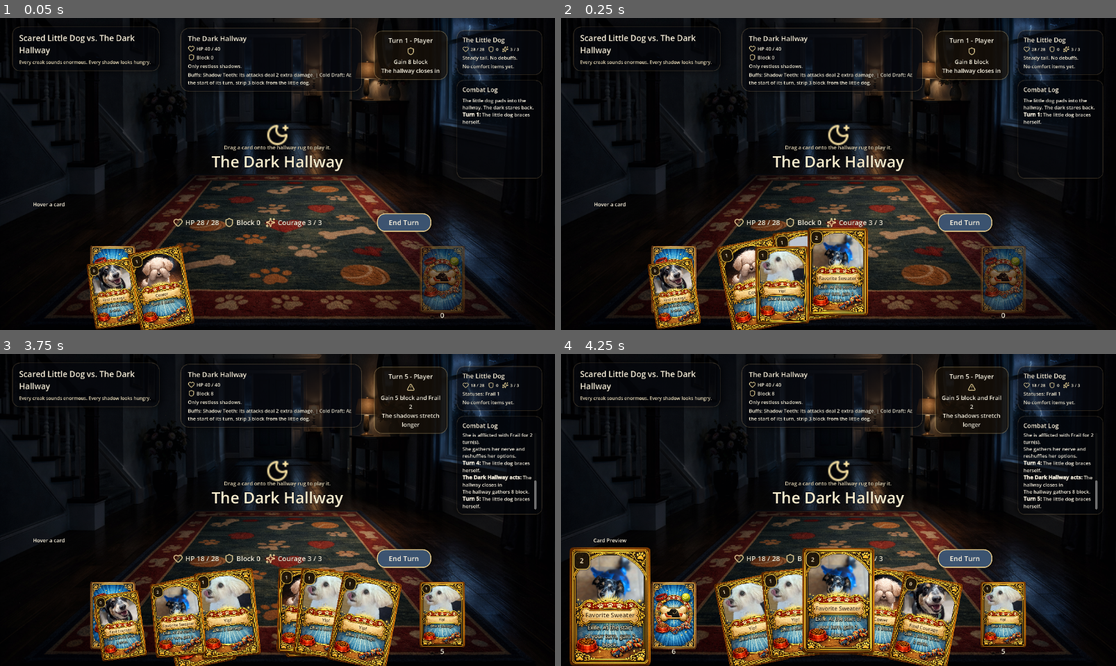
Above: before the commit, frames 1-4 (two rows, left to right).
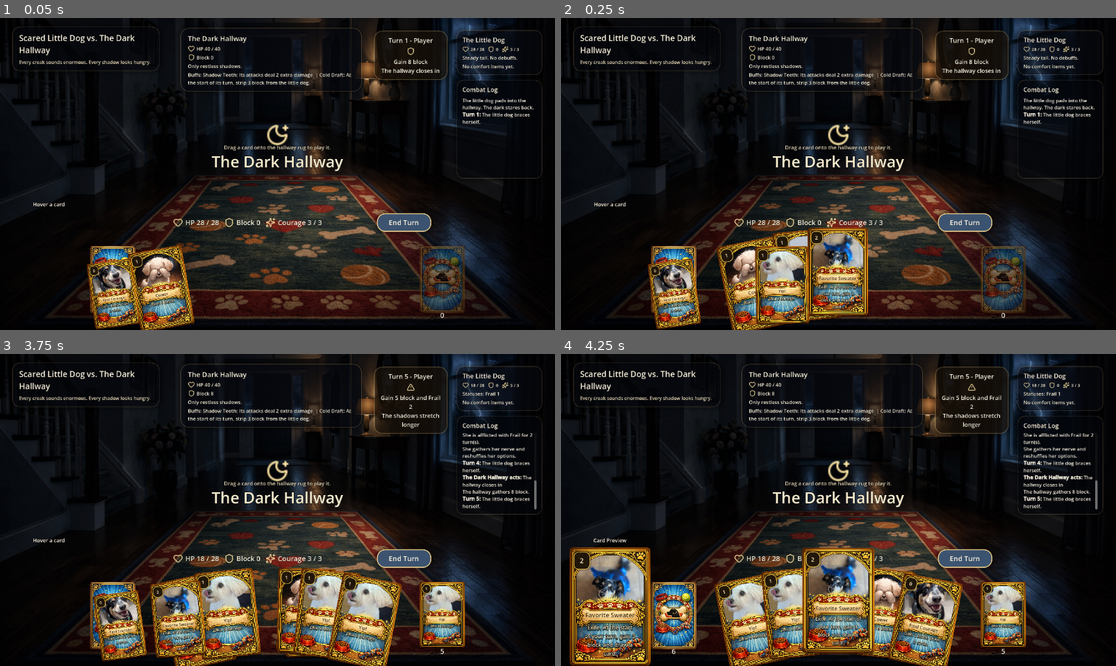
Above: after the commit, the same moments.

Repository: mjd4186/lunasquest
Game: Godot game, scene res://scenes/main.tscn
The game is run twice, just before and just after one commit, with the same random seed, the same clock (stepped at 60 frames per second) and the same inputs.
Inputs (mouse positions are in pixels of both pictures, inside the frame that each line leads up to):
- Up to frame 1 (0.05 s): no input
- Up to frame 2 (0.25 s): no input
- Up to frame 3 (3.75 s): click "End Turn" at 0.5 s; click "End Turn" at 1.25 s; click "End Turn" at 2 s; drag from (111, 616) to (333, 441) at 2.77 s; tap Enter at 3.5 s; drag from (444, 616) to (249, 572) at 3.52 s
- Up to frame 4 (4.25 s): no input

Frame 1 is identical in both runs. In frame 2, less than 0.1% of the frame differs, in the area x 46-53%, y 88-94%; in frame 3, less than 0.1%; in frame 4, 0.3%, in the area x 4-54%, y 87-98%.

Commit message:
more cards and ideas

Diff:
--- a/data/cards.json
+++ b/data/cards.json
@@ -55,11 +55,12 @@
       "name": "Favorite Sweater",
       "type": "buff",
       "cost": 2,
-      "text": "Exile. At the start of your turn, gain 2 block.",
+      "text": "Exile. At the start of your turn, gain 3 block and draw a card.",
       "flavor_text": "Warmth is a kind of armor.",
       "art_slug": "favorite-sweater",
       "properties": {
-        "block_every_turn": 2,
+        "block_every_turn": 3,
+        "draw_every_turn": 1,
         "exile": true
       }
     },
--- a/scripts/main.gd
+++ b/scripts/main.gd
@@ -393,8 +393,8 @@
 	player_bonus_courage_next_turn = 0
 	player_strength_this_turn = 0
 	player_block = 0
-	_apply_turn_start_buffs("player")
-	_draw_up_to(HAND_SIZE)
+	var extra_draws := _apply_turn_start_buffs("player")
+	_draw_up_to(HAND_SIZE + extra_draws)
 	add_log("[b]Turn %d:[/b] The little dog braces herself." % turn_number)
 	update_ui()
 
@@ -503,7 +503,7 @@
 		"name": String(card.get("name", "")),
 		"text": _buff_summary_text(String(card.get("text", ""))),
 	}
-	for property_name in ["block_every_turn", "energy_every_turn", "strength_every_turn", "shred_block_every_turn"]:
+	for property_name in ["block_every_turn", "draw_every_turn", "energy_every_turn", "strength_every_turn", "shred_block_every_turn"]:
 		if properties.has(property_name):
 			buff[property_name] = properties[property_name]
 	return buff
@@ -657,8 +657,9 @@
 	update_ui()
 
 
-func _apply_turn_start_buffs(owner: String) -> void:
+func _apply_turn_start_buffs(owner: String) -> int:
 	var buffs := player_buffs if owner == "player" else monster_buffs
+	var extra_draws := 0
 	for buff in buffs:
 		if buff.has("block_every_turn"):
 			var block_amount: int = buff["block_every_turn"]
@@ -668,6 +669,11 @@
 			else:
 				monster_block += block_amount
 				add_log("%s grants the hallway %d block." % [buff["name"], block_amount])
+
+		if buff.has("draw_every_turn") and owner == "player":
+			var draw_amount: int = int(buff["draw_every_turn"])
+			extra_draws += draw_amount
+			add_log("%s lets her draw %d card(s)." % [buff["name"], draw_amount])
 
 		if buff.has("energy_every_turn") and owner == "player":
 			var courage_amount: int = buff["energy_every_turn"]
@@ -686,6 +692,8 @@
 				monster_block -= removed_from_monster
 				if removed_from_monster > 0:
 					add_log("%s tears away %d of the hallway's block." % [buff["name"], removed_from_monster])
+
+	return extra_draws
 
 
 func _gain_fight_buff(buff_data: Dictionary) -> void:
Not shown, changed: ideas.md
